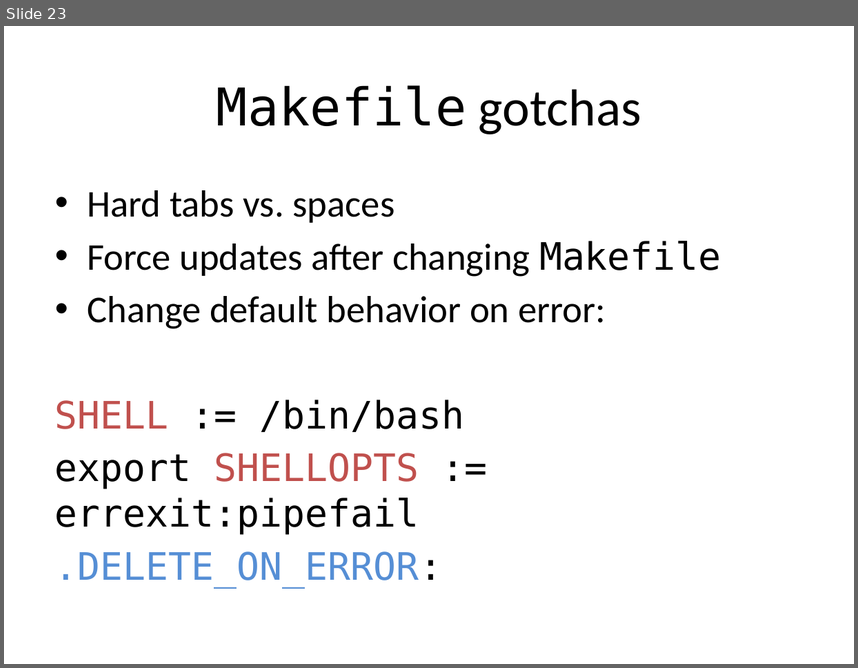
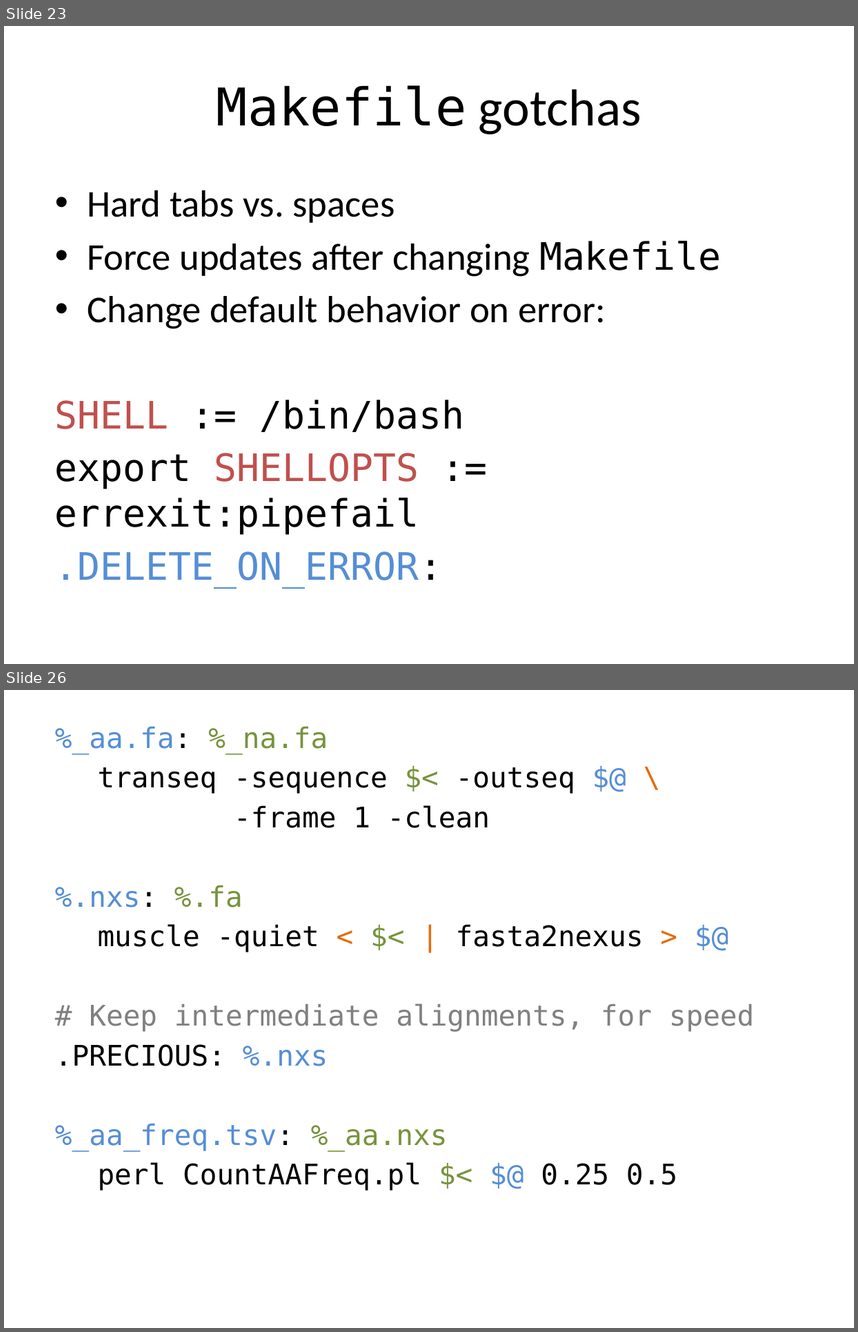
Before and after one commit to tsibley/Workflows-and-Parallel-Processing, a slide deck: CBG-2014-05-06.pptx. Shown one above the other, each under a label of ours: slide 23 before the commit, slides 23 and 26 after it; the slides between them are not shown. The pictures are 858x668 and 858x1332 pixels, drawn with LibreOffice and Linux fonts; fonts in the diff are those of the drawing. Boxes give left, top, right and bottom in pixels: in the first picture for what was removed or moved away, otherwise in the second. Text is boxed around its words. In the diff, an @@ line names an element or a change of style, - is before the commit and + after.

```diff
--- a/CBG-2014-05-06.pptx
+++ b/CBG-2014-05-06.pptx
@@ slide 26 added at (4, 690, 854, 1328), background #FFFFFF @@
@@ text added at (55, 726, 755, 1190), 24 pt, text #000000 @@
+%_aa.fa: %_na.fa
+transeq -sequence $< -outseq $@ \
+-frame 1 -clean
+%.nxs: %.fa
+muscle -quiet < $< | fasta2nexus > $@
+# Keep intermediate alignments, for speed
+.PRECIOUS: %.nxs
+%_aa_freq.tsv: %_aa.nxs
+perl CountAAFreq.pl $< $@ 0.25 0.5
```
Also in this commit, not shown: 3 slides changed, 14 other slides added, 1 slide removed.
